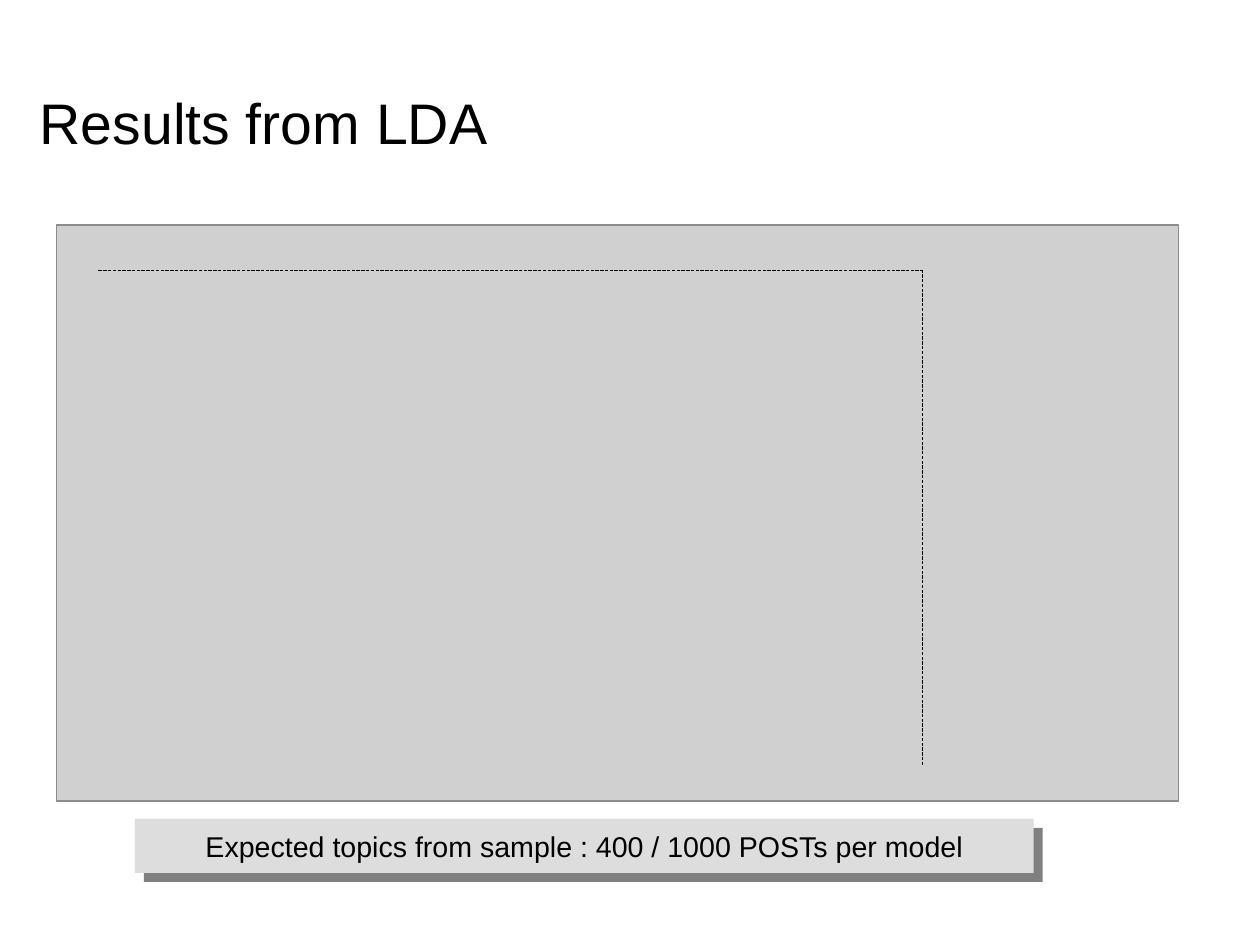
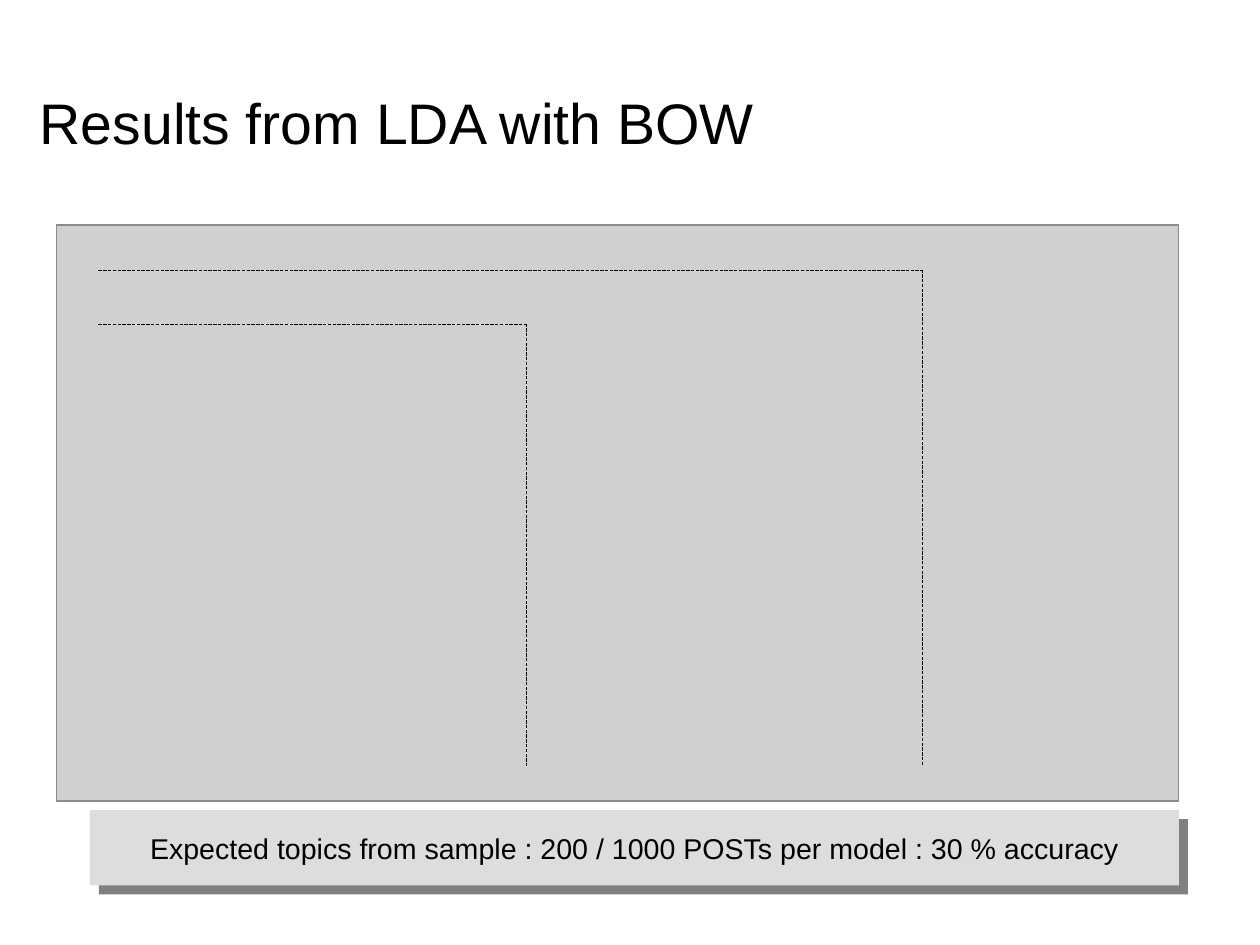
Before and after one commit to dataforcast/OC_Datascientist, a slide deck: slide 25 of P6/report/Openclassrooms_ParcoursDatascientist_P6-V1.odp (slide 24 before the commit). Drawn at 1260x945 pixels with LibreOffice and Linux fonts; fonts in the diff are those of the drawing; grey boxes stand for pictures; background and template pictures are left out. Boxes give left, top, right and bottom in pixels: in the first picture for what was removed or moved away, otherwise in the second. Text is boxed around its words. In the diff, an @@ line names an element or a change of style, - is before the commit and + after.

```diff
--- a/P6/report/Openclassrooms_ParcoursDatascientist_P6-V1.odp
+++ b/P6/report/Openclassrooms_ParcoursDatascientist_P6-V1.odp
@@ title at [40, 102, 753, 145]: text changed @@
-Results from LDA
+Results from LDA with BOW
@@ line added from (99, 324) to (527, 324), #000000 0 pt @@
@@ line added from (527, 324) to (527, 765), #000000 0 pt @@
@@ rectangle "Expected topics from sample : ...": place and size @@
-rectangle "Expected topics from sample : ..." at [135, 820, 1034, 874]
+rectangle "Expected topics from sample : ..." at [90, 811, 1180, 886]
@@ text in rectangle at [159, 838, 1118, 865]: text changed @@
-Expected topics from sample : 400 / 1000 POSTs per model
+Expected topics from sample : 200 / 1000 POSTs per model : 30 % accuracy
```
Also in this commit, not shown: 10 other slides changed, 1 slide added, 1 slide removed, 5 other files.
